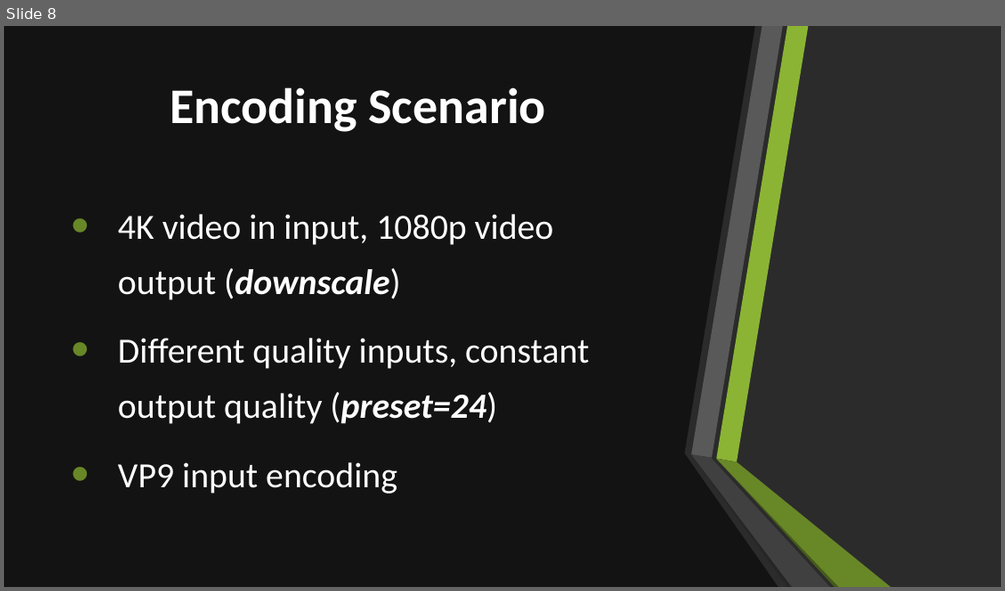
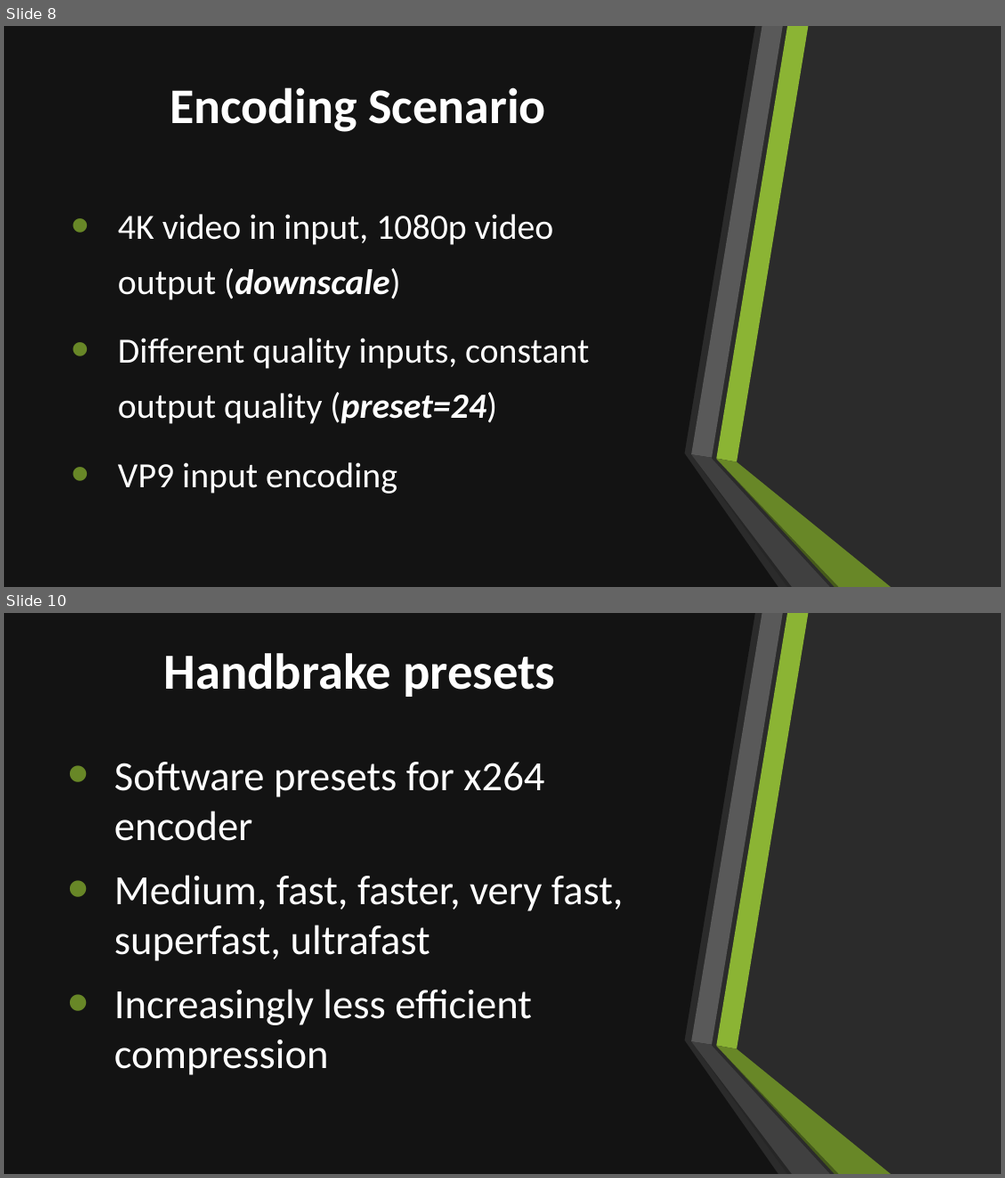
Before and after one commit to Rijndael99/encoding_bench, a slide deck: presentation.pptx. Shown one above the other, each under a label of ours: slide 8 before the commit, slides 8 and 10 after it; the slides between them are not shown. The pictures are 1005x591 and 1005x1178 pixels, drawn with LibreOffice and Linux fonts; fonts in the diff are those of the drawing; background and template pictures are left out; a plain dark background stands for a picture behind light text. Boxes give left, top, right and bottom in pixels: in the first picture for what was removed or moved away, otherwise in the second. Text is boxed around its words. In the diff, an @@ line names an element or a change of style, - is before the commit and + after.

```diff
--- a/presentation.pptx
+++ b/presentation.pptx
@@ slide 10 added at (4,613,1001,1174), background picture (left out); not listed: 6 template elements that a slide beside it also shows @@
@@ rectangle added at (4,613,1001,1174), fill #FFFFFF @@
@@ freeform shape added at (4,613,778,1174), fill #0D0D0D at 80% opacity @@
@@ title added at (163,653,555,697), 48.6 pt, text #FFFFFF, bold @@
+Handbrake presets
@@ text added at (114,762,623,1075), 40 pt, text #FFFFFF @@
+• Software presets for x264 encoder
+• Medium, fast, faster, very fast, superfast, ultrafast
+• Increasingly less efficient compression
@@ group added at (691,613,890,1174): 6 freeform shapes @@
```
Also in this commit, not shown: 5 slides changed, 7 other slides added.
